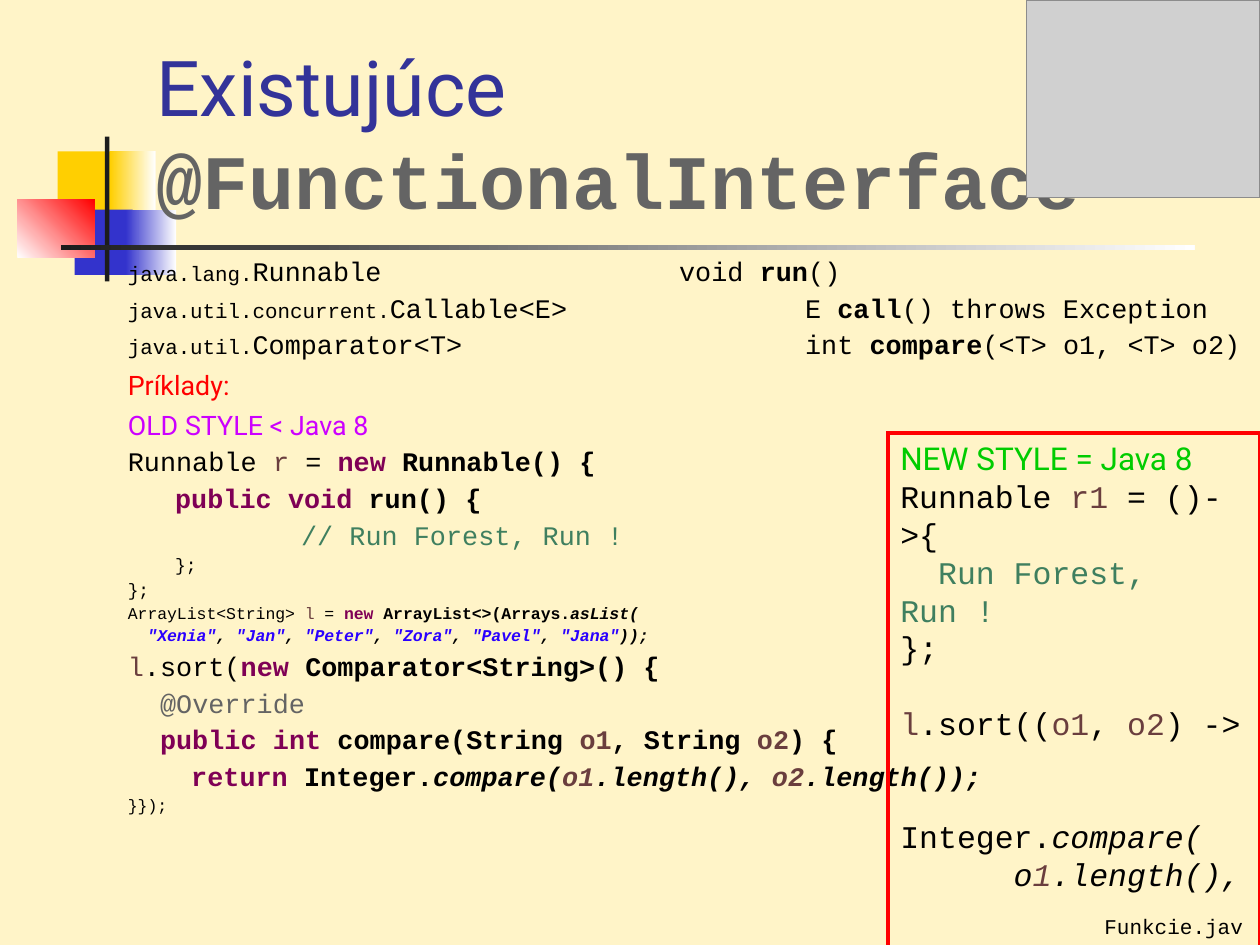
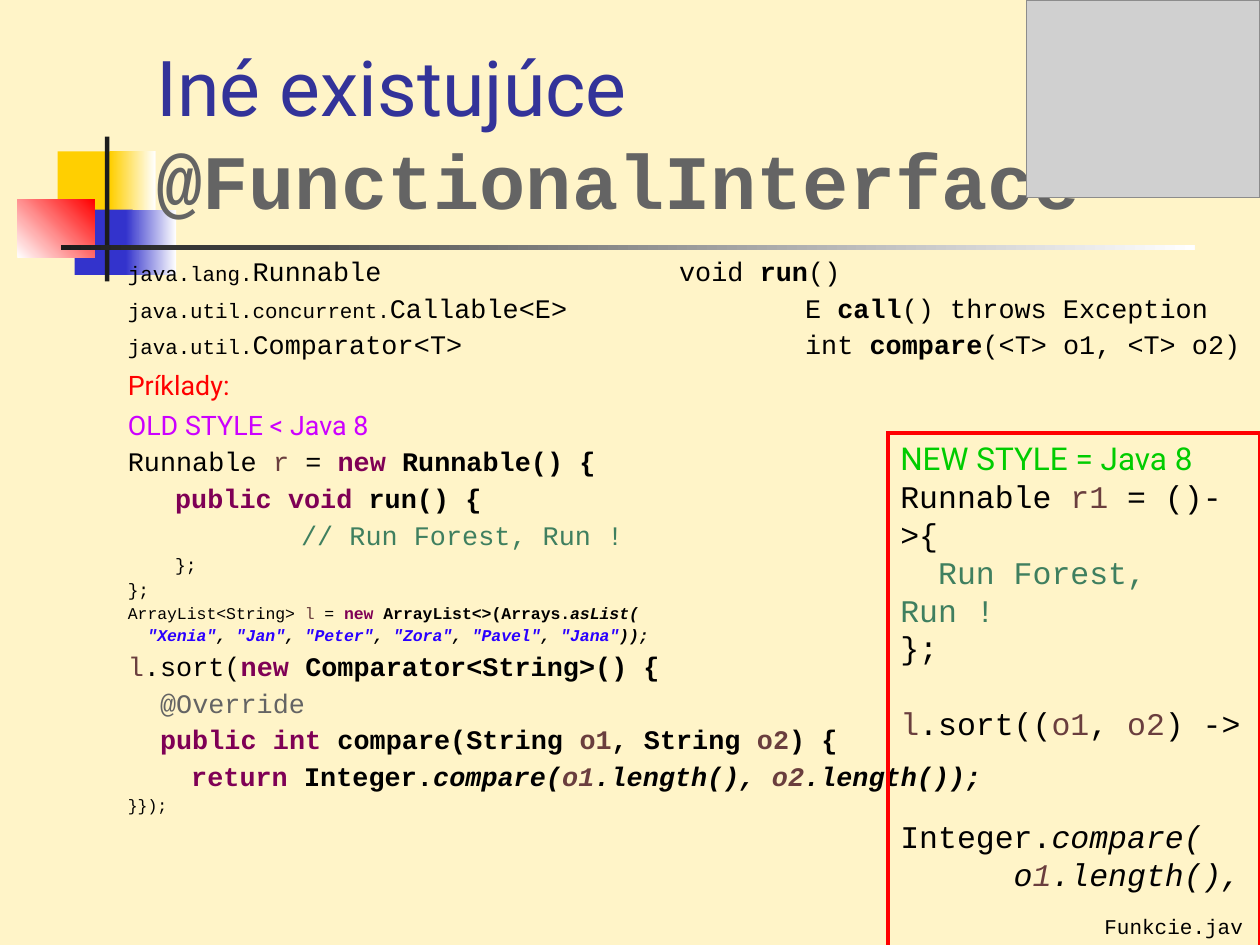
Before and after one commit to Programovanie4/Prednasky, a slide deck: slide 17 of 07/07_java.ppt (slide 15 before the commit). Drawn at 1260x945 pixels with LibreOffice and Linux fonts; fonts in the diff are those of the drawing; grey boxes stand for pictures. Boxes give left, top, right and bottom in pixels: in the first picture for what was removed or moved away, otherwise in the second. Text is boxed around its words. In the diff, an @@ line names an element or a change of style, - is before the commit and + after.

```diff
--- a/07/07_java.ppt
+++ b/07/07_java.ppt
@@ title at (156, 58, 1080, 230): text changed @@
-Existujúce @FunctionalInterface
+Iné existujúce @FunctionalInterface
```
Also in this commit, not shown: 7 other slides changed, 3 slides added, 2 other files.
